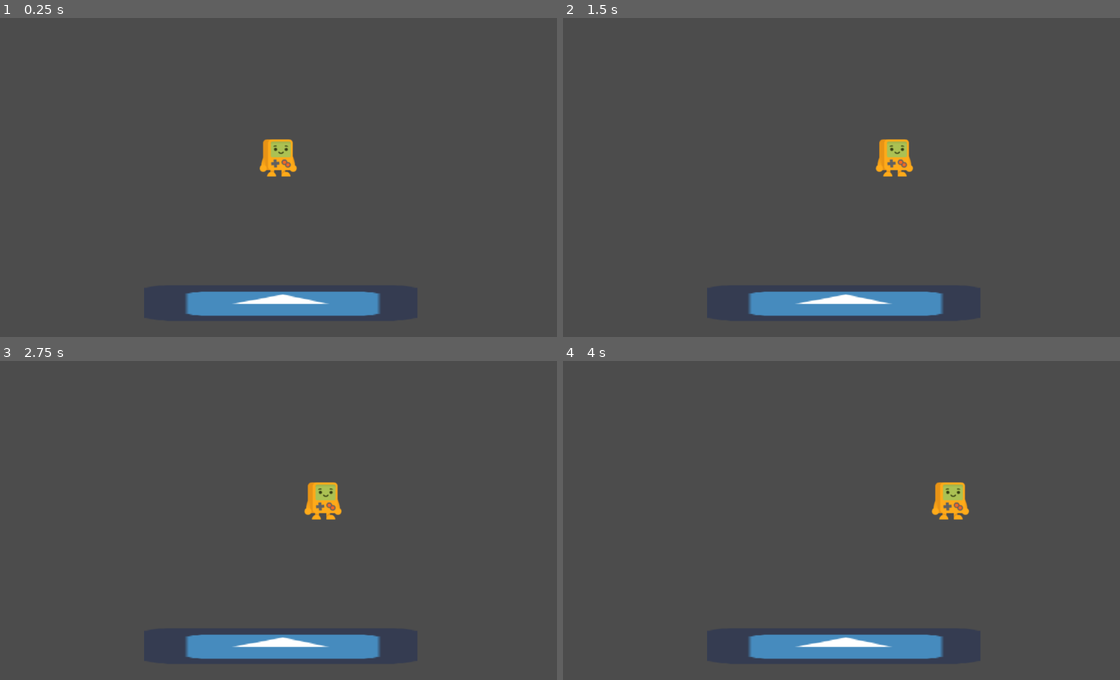
Above: before the commit, frames 1-4 (two rows, left to right).
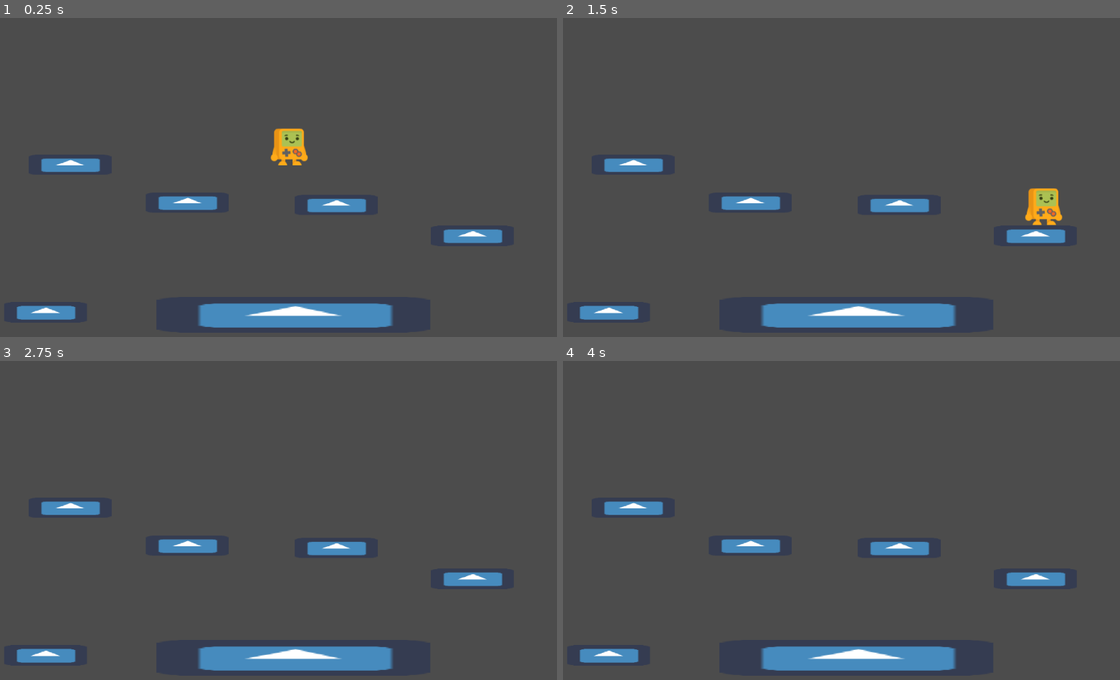
Above: after the commit, the same moments.

Repository: MrMashiro/Godot-2D-Platformer-Roguelite
Game: Godot game, scene res://Level1.tscn
Two runs of this game, one before a commit and one after it. Both use one fixed random seed, a clock stepped at 60 frames per second and the inputs below. The project has no main scene, so this scene is started directly. The engine's default icon, where the game draws it, is replaced by a stand-in: a white triangle on a blue panel in a dark square.
Inputs:
- Up to frame 1 (0.25 s): no input
- Up to frame 2 (1.5 s): hold Right (right) from 0.53 s (still down); tap Space (jump, bound only after the commit) at 0.6, 0.77, 1.07, 1.35 s
- Up to frame 3 (2.75 s): tap Space (jump, bound only after the commit) at 1.52, 1.82, 2.1 s; release Right (right) at 2.03 s; hold Left (left) from 2.03 s (still down)
- Up to frame 4 (4 s): release Left (left) at 2.78 s; hold Right (right) from 2.78 s (still down); tap Space (jump, bound only after the commit) at 2.85, 3.02, 3.32, 3.6, 3.77 s

The runs differ from the first frame. In frame 1, 6.4% of the frame differs, in the area x 2-91%, y 34-98%; in frame 2, 6.8%, in the area x 2-91%, y 37-98%; in frame 3, 6.2%; in frame 4, 6.2%.

Commit message:
Episode 3
- Programming our character to fall with gravity and land on platforms! (using GDscript).
- Jumping when a key (action) is pressed on the keyboard.
- Adjusting the rate of falling and the amount of upward force used to jump.
- Using 'constants' (like variables) in programming for: GRAVITY, JUMP FORCE, and SPEED.
- Fixing the 'land-then-fall' issue by having move_and_side() return a value, updating our character's velocity
- using a KinematicBody2D's is_on_floor() method, and the Vector2.UP constant

Diff:
--- a/2D Platformer Roguelite/Level1.tscn
+++ b/2D Platformer Roguelite/Level1.tscn
@@ -8,18 +8,89 @@
 
 [node name="Level1" type="Node2D"]
 
-[node name="floor" type="StaticBody2D" parent="."]
-position = Vector2( 517.769, 519.572 )
+[node name="floor1" type="StaticBody2D" parent="."]
+position = Vector2( 540.396, 540.785 )
 __meta__ = {
 "_edit_group_": true
 }
 
-[node name="Sprite" type="Sprite" parent="floor"]
+[node name="Sprite" type="Sprite" parent="floor1"]
 scale = Vector2( 7.62954, 1 )
 texture = ExtResource( 1 )
 
-[node name="CollisionShape2D" type="CollisionShape2D" parent="floor"]
+[node name="CollisionShape2D" type="CollisionShape2D" parent="floor1"]
+shape = SubResource( 1 )
+
+[node name="floor2" type="StaticBody2D" parent="."]
+position = Vector2( 860.008, 399.364 )
+scale = Vector2( 0.303241, 0.566866 )
+__meta__ = {
+"_edit_group_": true
+}
+
+[node name="Sprite" type="Sprite" parent="floor2"]
+scale = Vector2( 7.62954, 1 )
+texture = ExtResource( 1 )
+
+[node name="CollisionShape2D" type="CollisionShape2D" parent="floor2"]
+shape = SubResource( 1 )
+
+[node name="floor3" type="StaticBody2D" parent="."]
+position = Vector2( 616.764, 344.209 )
+scale = Vector2( 0.303241, 0.566866 )
+__meta__ = {
+"_edit_group_": true
+}
+
+[node name="Sprite" type="Sprite" parent="floor3"]
+scale = Vector2( 7.62954, 1 )
+texture = ExtResource( 1 )
+
+[node name="CollisionShape2D" type="CollisionShape2D" parent="floor3"]
+shape = SubResource( 1 )
+
+[node name="floor4" type="StaticBody2D" parent="."]
+position = Vector2( 350.892, 339.967 )
+scale = Vector2( 0.303241, 0.566866 )
+__meta__ = {
+"_edit_group_": true
+}
+
+[node name="Sprite" type="Sprite" parent="floor4"]
+scale = Vector2( 7.62954, 1 )
+texture = ExtResource( 1 )
+
+[node name="CollisionShape2D" type="CollisionShape2D" parent="floor4"]
+shape = SubResource( 1 )
+
+[node name="floor5" type="StaticBody2D" parent="."]
+position = Vector2( 141.588, 272.085 )
+scale = Vector2( 0.303241, 0.566866 )
+__meta__ = {
+"_edit_group_": true
+}
+
+[node name="Sprite" type="Sprite" parent="floor5"]
+scale = Vector2( 7.62954, 1 )
+texture = ExtResource( 1 )
+
+[node name="CollisionShape2D" type="CollisionShape2D" parent="floor5"]
+shape = SubResource( 1 )
+
+[node name="floor6" type="StaticBody2D" parent="."]
+position = Vector2( 97.7473, 536.542 )
+scale = Vector2( 0.303241, 0.566866 )
+__meta__ = {
+"_edit_group_": true
+}
+
+[node name="Sprite" type="Sprite" parent="floor6"]
+scale = Vector2( 7.62954, 1 )
+texture = ExtResource( 1 )
+
+[node name="CollisionShape2D" type="CollisionShape2D" parent="floor6"]
 shape = SubResource( 1 )
 
 [node name="Player" parent="." instance=ExtResource( 2 )]
-position = Vector2( 513.359, 244.659 )
+position = Vector2( 533.158, 25.456 )
+player_speed = 3.8
--- a/2D Platformer Roguelite/Player.gd
+++ b/2D Platformer Roguelite/Player.gd
@@ -1,13 +1,23 @@
+class_name Player
 extends KinematicBody2D
+
+export var gravity := 100
+export (float, 1, 10, 0.1) var player_speed := 3.8
+export (float, -20, -1, 0.1) var jump_force := -13.5
 
 var velocity := Vector2.ZERO
 
-func _physics_process(delta: float) -> void:
+func _physics_process(_delta: float) -> void:
 	if Input.is_action_pressed("right"):
-		velocity.x = 100
+		velocity.x = player_speed * 100.0
 	if Input.is_action_pressed("left"):
-		velocity.x = -100
+		velocity.x = -player_speed * 100.0
 
-	move_and_slide(velocity)
+	velocity.y += gravity
+
+	if Input.is_action_just_pressed("jump") and is_on_floor():
+		velocity.y = jump_force * 100.0
+
+	velocity = move_and_slide(velocity, Vector2.UP)
 
 	velocity.x = lerp(velocity.x, 0, 0.5)
--- a/2D Platformer Roguelite/project.godot
+++ b/2D Platformer Roguelite/project.godot
@@ -7,6 +7,16 @@
 ;   param=value ; assign values to parameters
 
 config_version=4
+
+_global_script_classes=[ {
+"base": "KinematicBody2D",
+"class": "Player",
+"language": "GDScript",
+"path": "res://Player.gd"
+} ]
+_global_script_class_icons={
+"Player": ""
+}
 
 [application]
 
@@ -27,6 +37,11 @@
 , Object(InputEventKey,"resource_local_to_scene":false,"resource_name":"","device":0,"alt":false,"shift":false,"control":false,"meta":false,"command":false,"pressed":false,"scancode":81,"unicode":0,"echo":false,"script":null)
  ]
 }
+jump={
+"deadzone": 0.5,
+"events": [ Object(InputEventKey,"resource_local_to_scene":false,"resource_name":"","device":0,"alt":false,"shift":false,"control":false,"meta":false,"command":false,"pressed":false,"scancode":32,"unicode":0,"echo":false,"script":null)
+ ]
+}
 
 [physics]
 
